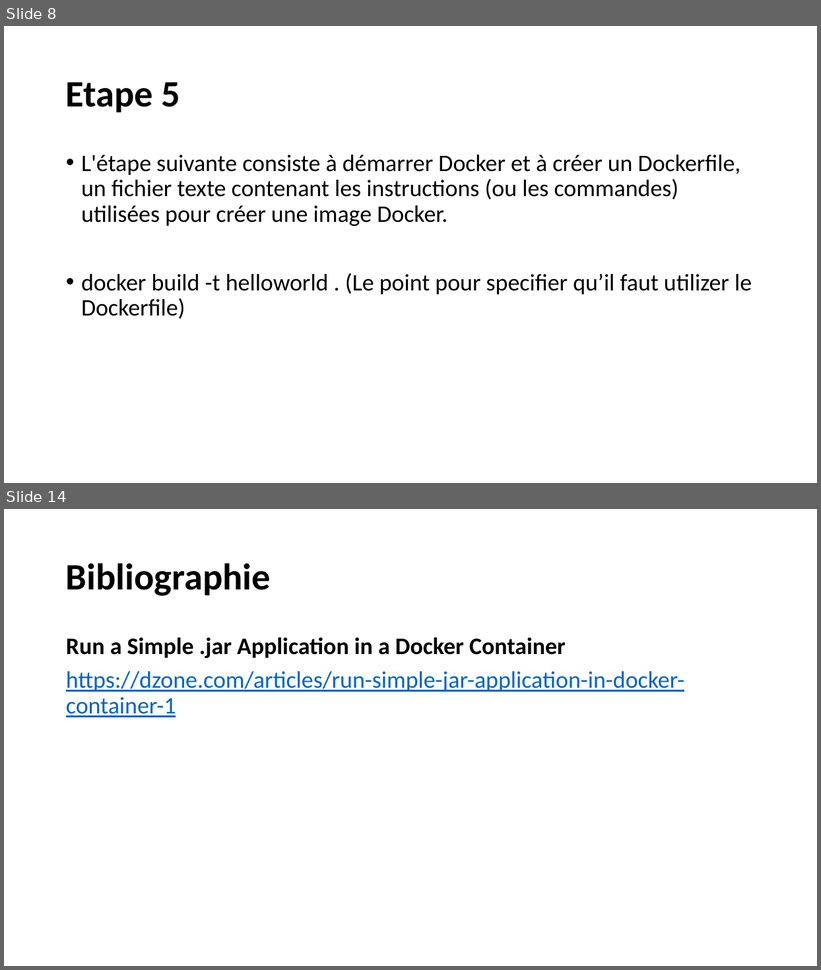
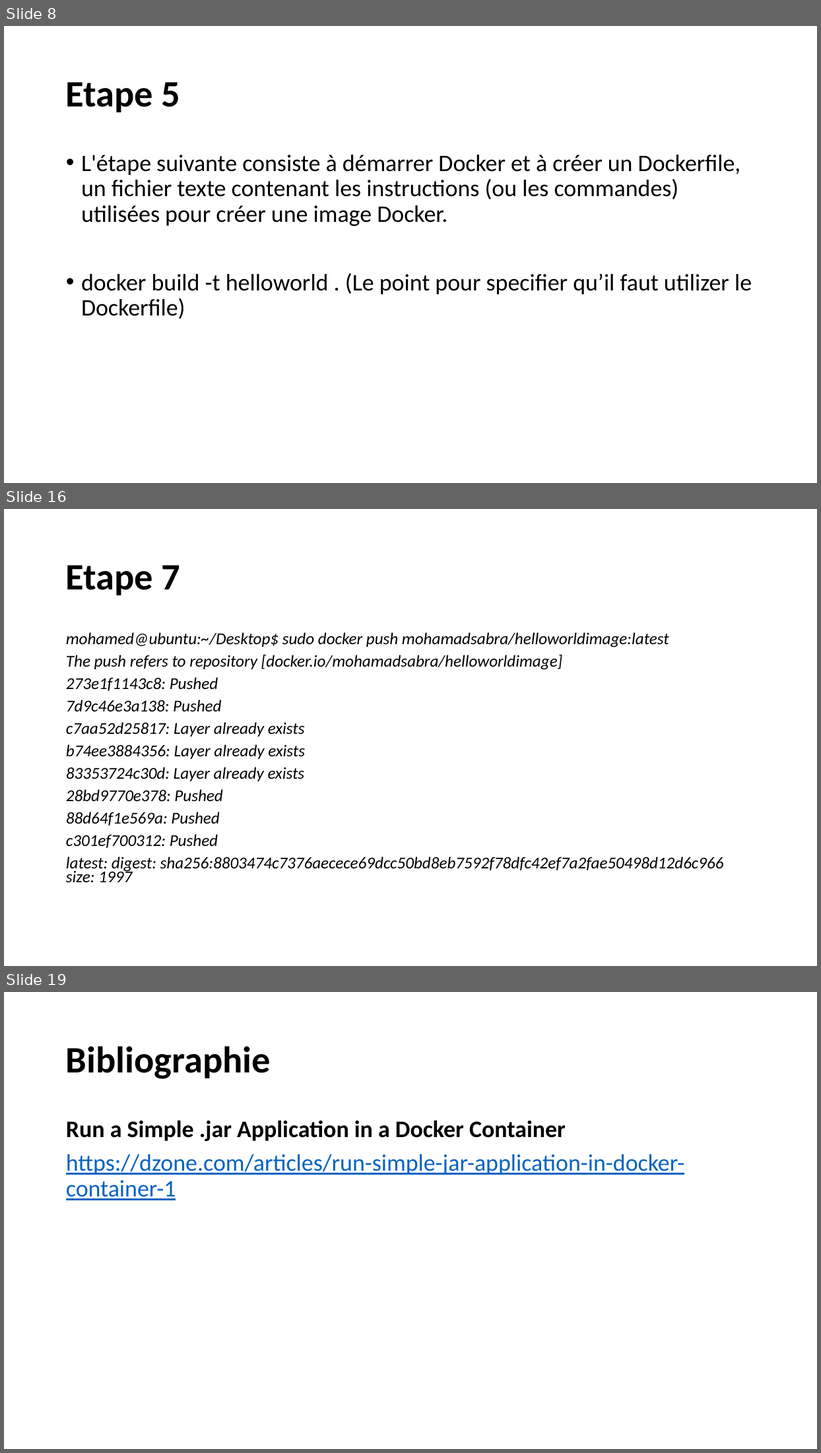
Before and after one commit to mohamadsabra/GLG203, a slide deck: Tutoriel.pptx. Shown one above the other, each under a label of ours: slides 8 and 14 before the commit, slides 8, 16 and 19 after it; the slides between them are not shown. The pictures are 821x970 and 821x1453 pixels, drawn with LibreOffice and Linux fonts; fonts in the diff are those of the drawing. Boxes give left, top, right and bottom in pixels: in the first picture for what was removed or moved away, otherwise in the second. Text is boxed around its words. In the diff, an @@ line names an element or a change of style, - is before the commit and + after.

```diff
--- a/Tutoriel.pptx
+++ b/Tutoriel.pptx
@@ slide 16 added at bbox=[4, 509, 817, 966], background #FFFFFF @@
@@ title added at bbox=[66, 565, 181, 595], 44 pt, text #000000, bold @@
+Etape 7
@@ text added at bbox=[66, 632, 724, 883], 19.6 pt, text #000000, italic @@
+mohamed@ubuntu:~/Desktop$ sudo docker push mohamadsabra/helloworldimage:latest
+The push refers to repository [docker.io/mohamadsabra/helloworldimage]
+273e1f1143c8: Pushed
+7d9c46e3a138: Pushed
+c7aa52d25817: Layer already exists
+b74ee3884356: Layer already exists
+83353724c30d: Layer already exists
+28bd9770e378: Pushed
+88d64f1e569a: Pushed
+c301ef700312: Pushed
+latest: digest: sha256:8803474c7376aecece69dcc50bd8eb7592f78dfc42ef7a2fae50498d12d6c966 size: 1997
@@ what was slide 14 is now slide 19 @@
```
Also in this commit, not shown: 6 slides changed, 4 other slides added.
